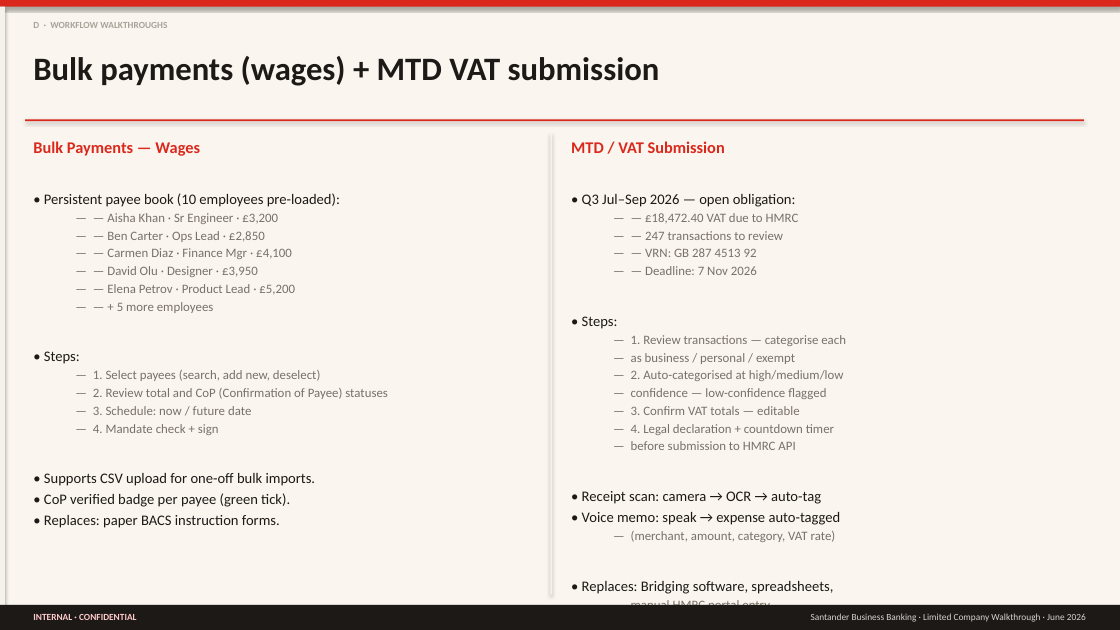
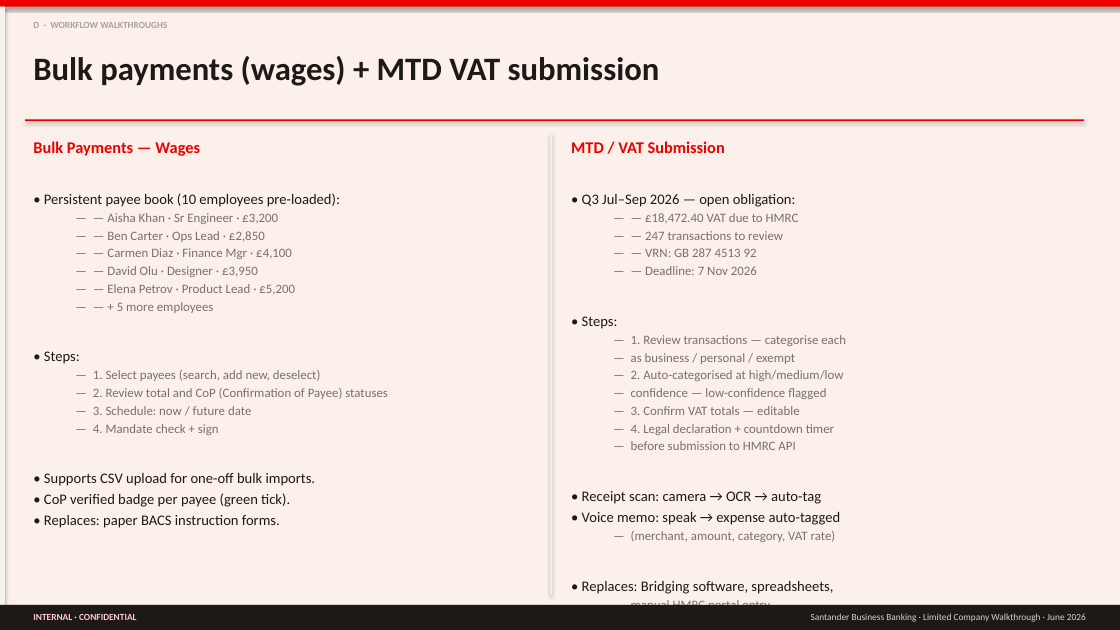
Before and after one commit to imscots-ui/santander, a slide deck: slide 24 of Santander_LimitedCompany_Walkthrough.pptx. Drawn at 1120x630 pixels with LibreOffice and Linux fonts; fonts in the diff are those of the drawing. Boxes give left, top, right and bottom in pixels: in the first picture for what was removed or moved away, otherwise in the second. Text is boxed around its words. In the diff, an @@ line names an element or a change of style, - is before the commit and + after.

```diff
--- a/Santander_LimitedCompany_Walkthrough.pptx
+++ b/Santander_LimitedCompany_Walkthrough.pptx
@@ rectangle at box(0, 0, 1120, 630): fill #FAF6EF to #FBF1EA @@
@@ rectangle at box(0, 0, 1120, 7): fill #DA291C to #EC0000 @@
@@ rectangle at box(25, 119, 1084, 121): fill #DA291C to #EC0000 @@
@@ text at box(33, 141, 200, 156): text colour #DA291C to #EC0000 in "Bulk Payments — Wages" @@
@@ text at box(571, 141, 725, 153): text colour #DA291C to #EC0000 in "MTD / VAT Submission" @@
```
Also in this commit, not shown: 30 other slides changed, 33 other files.
